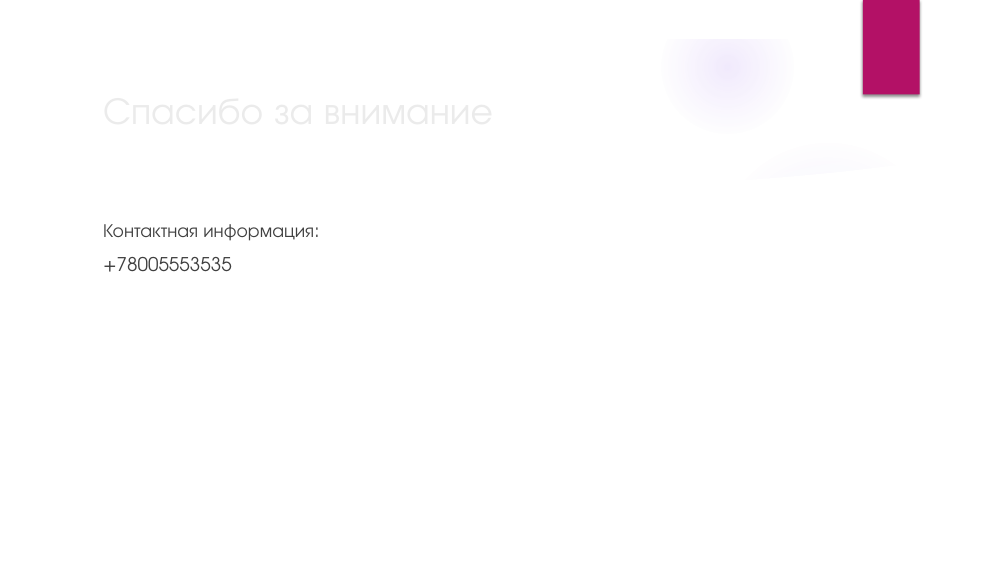
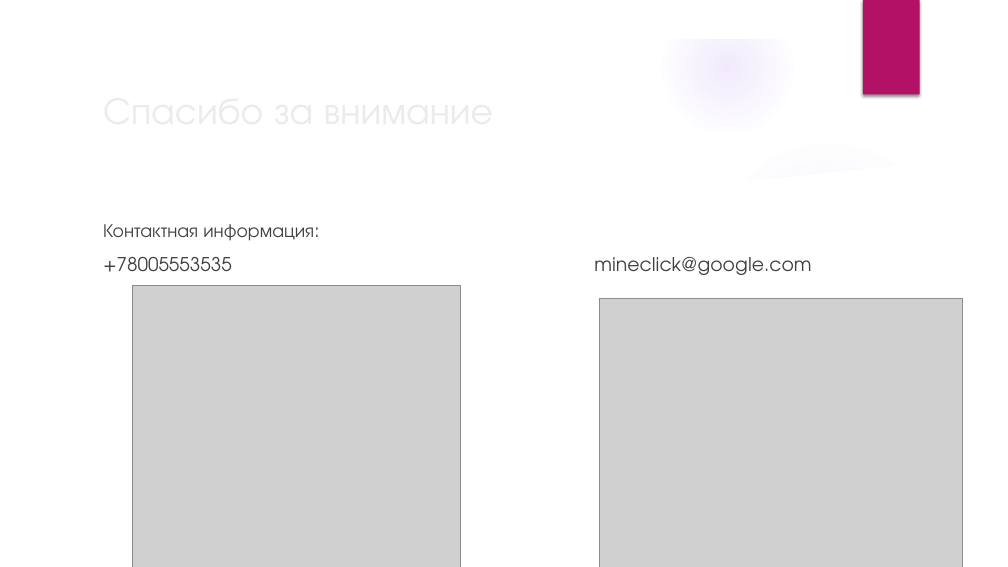
Before and after one commit to Nordth/istu-lab-upp-2021-2022, a slide deck: slide 6 of Королев Загайнов Христофоров/Lab1/1_laba.pptx. Drawn at 1008x567 pixels with LibreOffice and Linux fonts; fonts in the diff are those of the drawing; grey boxes stand for pictures; background and template pictures are left out. Boxes give left, top, right and bottom in pixels: in the first picture for what was removed or moved away, otherwise in the second. Text is boxed around its words. In the diff, an @@ line names an element or a change of style, - is before the commit and + after.

```diff
--- a/Королев Загайнов Христофоров/Lab1/1_laba.pptx
+++ b/Королев Загайнов Христофоров/Lab1/1_laba.pptx
@@ text at bbox=[103, 257, 811, 275]: text changed @@
-+78005553535
++78005553535 mineclick@google.com
@@ picture added at bbox=[132, 286, 461, 567] @@
@@ picture added at bbox=[600, 298, 963, 567] @@
```
Also in this commit, not shown: 4 other slides changed, 1 other file.
